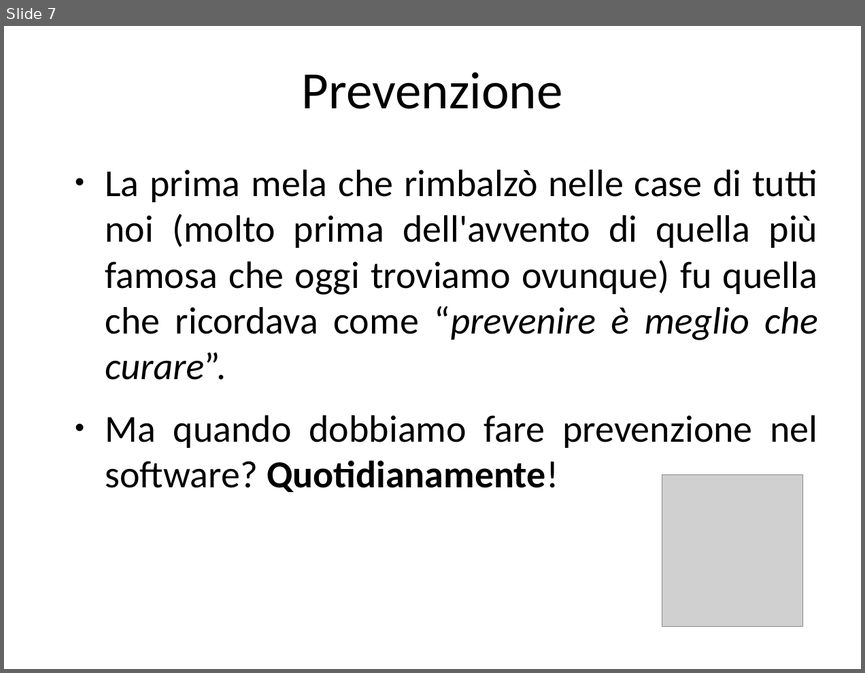
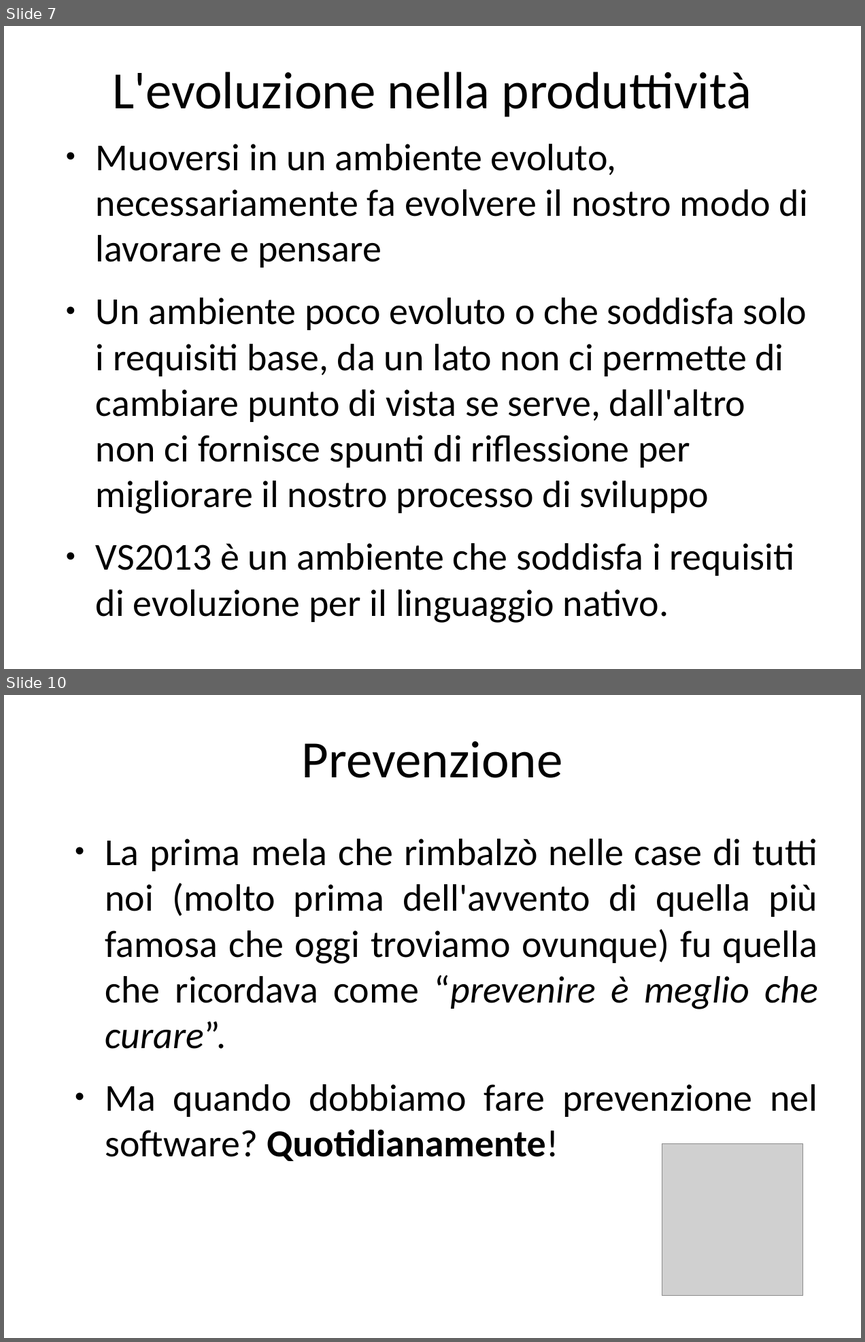
Before and after one commit to guidop/CDays14, a slide deck: CDays14.odp. Shown one above the other, each under a label of ours: slide 7 before the commit, slides 7 and 10 after it; the slides between them are not shown. The pictures are 865x673 and 865x1342 pixels, drawn with LibreOffice and Linux fonts; fonts in the diff are those of the drawing; grey boxes stand for pictures. Boxes give left, top, right and bottom in pixels: in the first picture for what was removed or moved away, otherwise in the second. Text is boxed around its words. In the diff, an @@ line names an element or a change of style, - is before the commit and + after.

```diff
--- a/CDays14.odp
+++ b/CDays14.odp
@@ slide 7 added at [4, 26, 861, 669], background #FFFFFF @@
@@ title added at [112, 72, 751, 117], 44 pt, text #000000 @@
+L'evoluzione nella produttività
@@ text added at [96, 144, 808, 622], 32 pt, text #000000 @@
+● Muoversi in un ambiente evoluto, necessariamente fa evolvere il nostro modo di lavorare e pensare
+● Un ambiente poco evoluto o che soddisfa solo i requisiti base, da un lato non ci permette di cambiare punto di vista se serve, dall'altro non ci fornisce spunti di riflessione per migliorare il nostro processo di sviluppo
+● VS2013 è un ambiente che soddisfa i requisiti di evoluzione per il linguaggio nativo.
@@ what was slide 7 is now slide 10 @@
```
Also in this commit, not shown: 8 other slides added, 6 slides removed, 10 other files.
